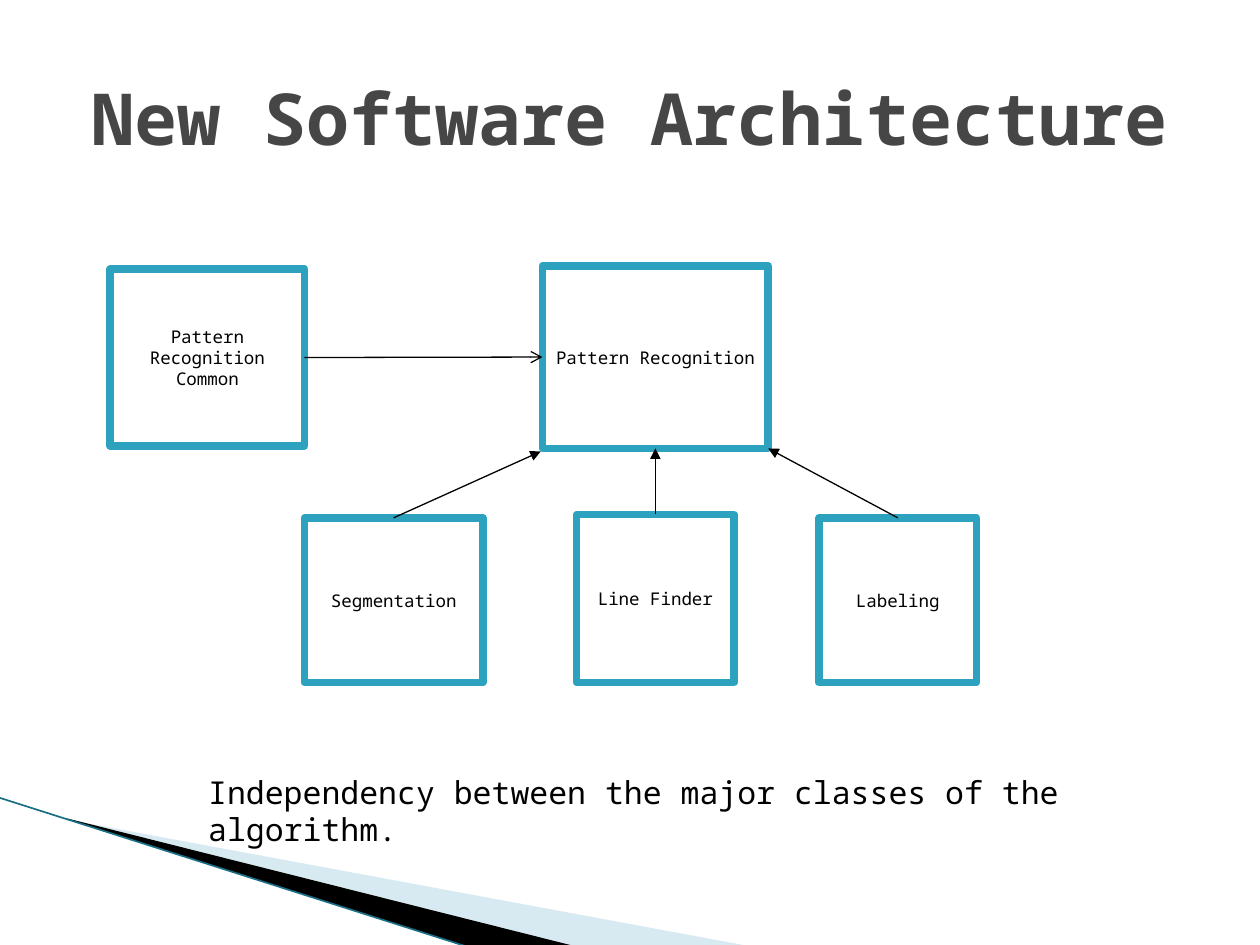
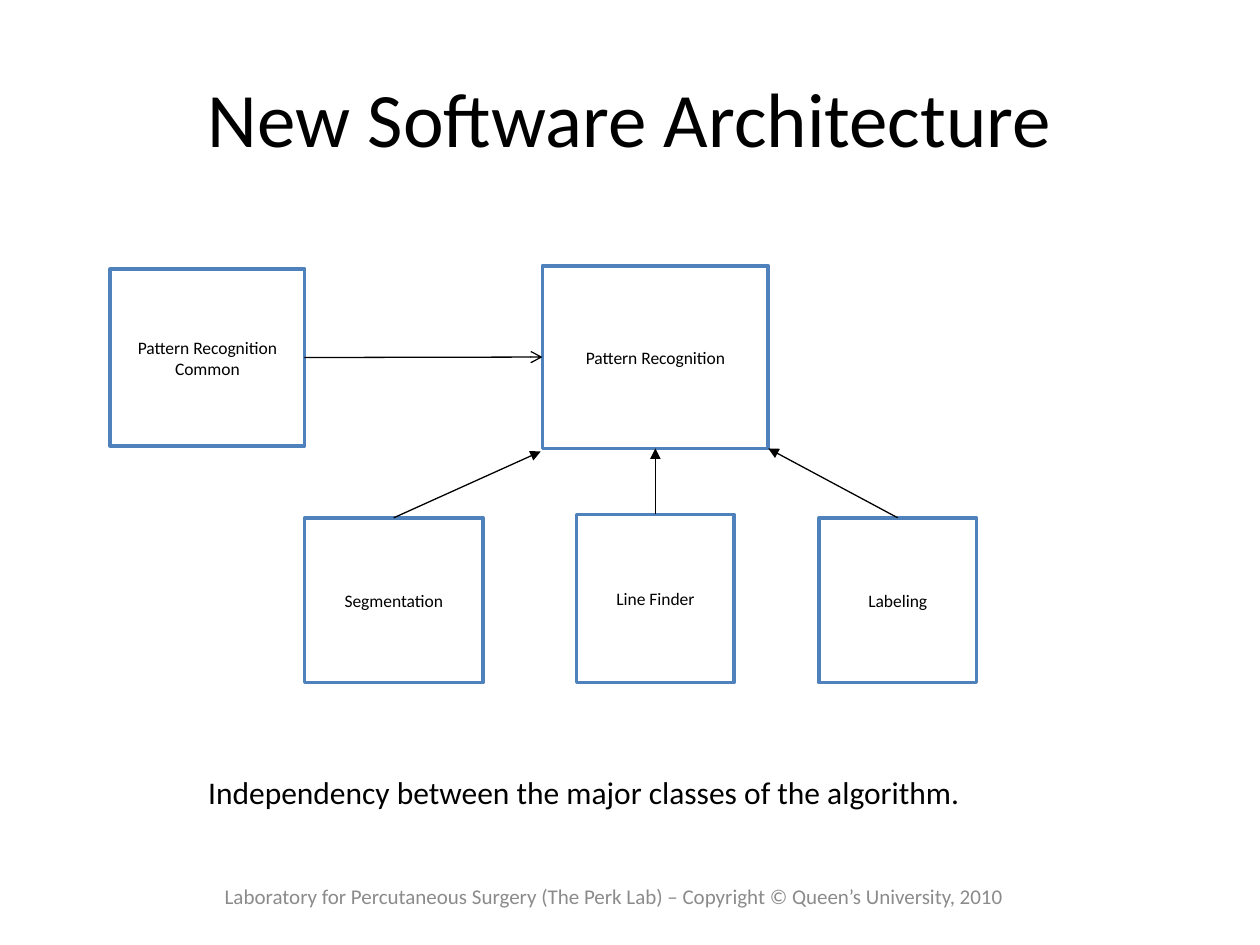
Before and after one commit to thewtex/Plus, a slide deck: slide 4 of PlusLib/docs/UsFidSegAlgo/Fiducial Pattern Recognition.pptx. Drawn at 1260x945 pixels with LibreOffice and Linux fonts; fonts in the diff are those of the drawing; background and template pictures are left out. Boxes give left, top, right and bottom in pixels: in the first picture for what was removed or moved away, otherwise in the second. Text is boxed around its words. In the diff, an @@ line names an element or a change of style, - is before the commit and + after.

```diff
--- a/PlusLib/docs/UsFidSegAlgo/Fiducial Pattern Recognition.pptx
+++ b/PlusLib/docs/UsFidSegAlgo/Fiducial Pattern Recognition.pptx
@@ title "New Software Architecture" at bbox=[208, 93, 1051, 148]: size 41 to 44 pt, font Noto Sans Mono to Calibri, text colour #464646 to #000000, bold off @@
@@ font Noto Sans Mono to Calibri; outline #2DA2BF 4.33 pt to #4F81BD 2 pt in 5 elements at bbox=[111, 270, 305, 446], bbox=[543, 266, 769, 449], bbox=[577, 514, 735, 682], bbox=[305, 518, 484, 683], bbox=[819, 518, 976, 683] @@
@@ text "Independency between the major classes ..." at bbox=[208, 782, 959, 810]: font Noto Sans Mono to Calibri @@
@@ line removed from (0, 798) to (467, 945) @@
@@ freeform shape removed at bbox=[67, 818, 576, 945] @@
@@ freeform shape removed at bbox=[69, 819, 750, 945] @@
@@ text added at bbox=[225, 889, 1002, 908], 12 pt, text #8C8C8C @@
+Laboratory for Percutaneous Surgery (The Perk Lab) – Copyright © Queen’s University, 2010
```
Also in this commit, not shown: 18 other slides changed.
